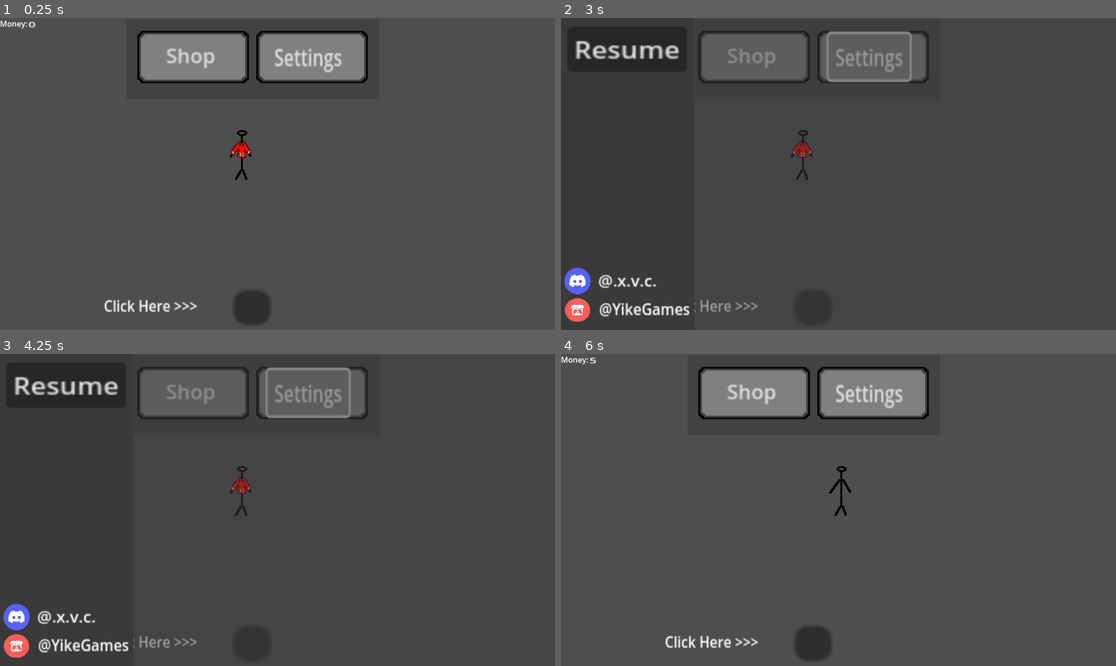
Above: before the commit, frames 1-4 (two rows, left to right).
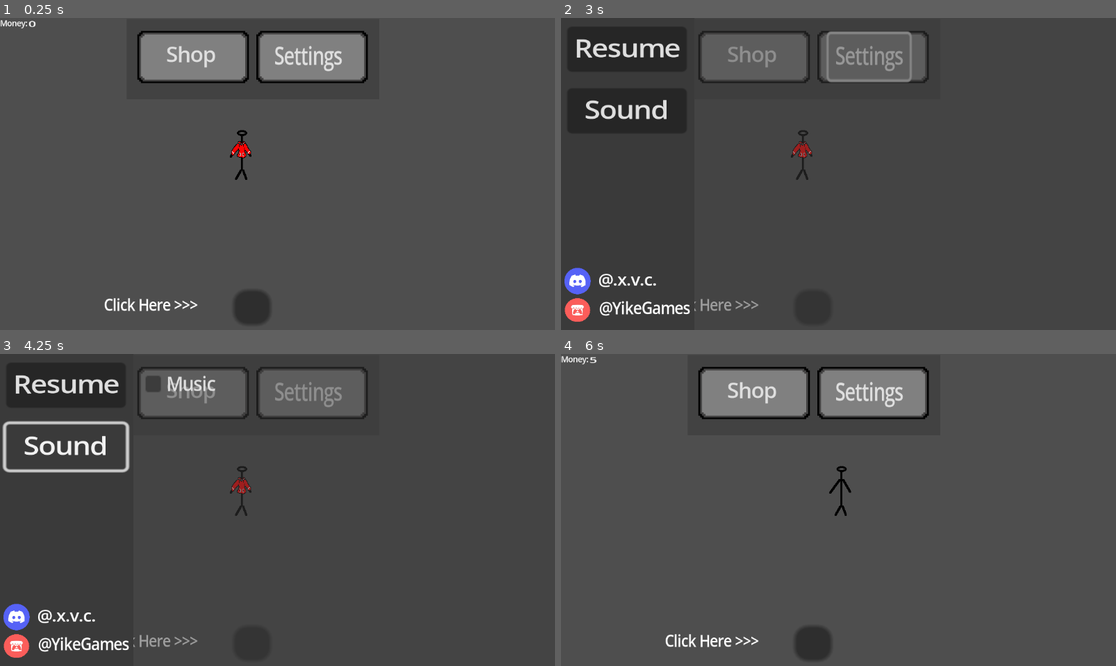
Above: after the commit, the same moments.

Repository: explysm/Games
Game: Godot game, scene res://Scenes/main.tscn
Two runs of this game, one before a commit and one after it. Both use one fixed random seed, a clock stepped at 60 frames per second and the inputs below.
Inputs (mouse positions are in pixels of both pictures, inside the frame that each line leads up to):
- Up to frame 1 (0.25 s): no input
- Up to frame 2 (3 s): click "Shop" at 0.5 s; click "Resume" at 1.25 s; click "Click Here >>>" at 2 s; click "Settings" at 2.75 s
- Up to frame 3 (4.25 s): click (66, 447) at 3.5 s, where only the run after the commit has a clickable "Sound"
- Up to frame 4 (6 s): click (744, 385) at 4.25 s, where only the run after the commit has a clickable "Music"; click "Resume" at 5 s; tap Enter at 5.75 s; move the mouse to (960, 494) at 5.77 s; hold D (move_right) from 5.78 s (still down); click (960, 494) at 5.92 s

The runs differ from the first frame. In frame 1, 0.9% of the frame differs, in the area x 0-62%, y 0-95%; in frame 2, 2.1%; in frame 3, 3.7%, in the area x 0-64%, y 4-96%; in frame 4, 0.9%.

Commit message:
Added custom font.
- Rotating Stickman -

(Note: Text is still blurry)

Diff:
--- a/In_Development/rotating-stickman-v2.0/Scenes/player.tscn
+++ b/In_Development/rotating-stickman-v2.0/Scenes/player.tscn
@@ -83,7 +83,7 @@
 position = Vector2(273, 125)
 sprite_frames = SubResource("SpriteFrames_tx1dd")
 animation = &"Red_Rotating"
-frame_progress = 0.936147
+frame_progress = 0.250539
 
 [node name="CollisionShape2D" type="CollisionShape2D" parent="."]
 position = Vector2(271, 125)
--- a/In_Development/rotating-stickman-v2.0/Scenes/settings/settings.tscn
+++ b/In_Development/rotating-stickman-v2.0/Scenes/settings/settings.tscn
@@ -1,8 +1,9 @@
-[gd_scene load_steps=4 format=3 uid="uid://bar4643f8e3b6"]
+[gd_scene load_steps=5 format=3 uid="uid://bar4643f8e3b6"]
 
 [ext_resource type="Script" uid="uid://cqjl38encvcck" path="res://Scripts/settings.gd" id="1_ervou"]
 [ext_resource type="Texture2D" uid="uid://1wdfk5wr3waq" path="res://Textures/discord.png" id="2_piiv8"]
 [ext_resource type="Texture2D" uid="uid://bvf3wcwmxvlj" path="res://Textures/itch.png" id="3_f1q7l"]
+[ext_resource type="AudioStream" uid="uid://bd437n38sxpm4" path="res://sounds/strawberry_cheesecake.mp3" id="4_f1q7l"]
 
 [node name="Settings" type="CanvasLayer"]
 script = ExtResource("1_ervou")
@@ -75,4 +76,38 @@
 tooltip_text = "Resume Game"
 text = "Resume"
 
+[node name="Sound_Btn" type="Button" parent="Buttons"]
+layout_mode = 0
+offset_left = 12.0
+offset_top = 143.0
+offset_right = 82.0
+offset_bottom = 174.0
+scale = Vector2(3.54395, 3.02276)
+tooltip_text = "Resume Game"
+text = "Sound
+"
+
+[node name="Sound_Tab" type="Control" parent="."]
+layout_mode = 3
+anchors_preset = 0
+offset_right = 40.0
+offset_bottom = 40.0
+
+[node name="Music" type="CheckBox" parent="Sound_Tab"]
+layout_mode = 0
+offset_left = 291.0
+offset_top = 26.0
+offset_right = 365.0
+offset_bottom = 57.0
+scale = Vector2(2.25648, 2.4126)
+text = "Music"
+
+[node name="Music" type="AudioStreamPlayer2D" parent="."]
+stream = ExtResource("4_f1q7l")
+volume_db = 24.0
+max_distance = 4096.0
+parameters/looping = true
+
 [connection signal="pressed" from="Buttons/Resume_Btn" to="." method="_on_resume_btn_pressed"]
+[connection signal="pressed" from="Buttons/Sound_Btn" to="." method="_on_sound_btn_pressed"]
+[connection signal="toggled" from="Sound_Tab/Music" to="." method="_on_check_box_toggled"]
--- a/In_Development/rotating-stickman-v2.0/Scenes/shop.tscn
+++ b/In_Development/rotating-stickman-v2.0/Scenes/shop.tscn
@@ -138,7 +138,6 @@
 
 [node name="Blue" type="Sprite2D" parent="BGS/Hoodies"]
 position = Vector2(385, 176)
-scale = Vector2(1, 1)
 texture = ExtResource("2_io27d")
 
 [node name="Sprite2D" type="Sprite2D" parent="BGS/Hoodies"]
--- a/In_Development/rotating-stickman-v2.0/Scripts/settings.gd
+++ b/In_Development/rotating-stickman-v2.0/Scripts/settings.gd
@@ -4,12 +4,17 @@
 @onready var Itch = $Social/Itch
 @onready var Itch2 = $Social/Itch2
 
+@onready var SoundTab = $Sound_Tab
+@onready var Music = $Music
+
+var Playing : bool = false
 func _ready():
     hide()
     Discord.visible = false
     Discord2.visible = false
     Itch.visible = false
     Itch2.visible = false
+    SoundTab.visible = false
 
 func _process(delta):
      pass
@@ -27,3 +32,16 @@
     Discord2.visible = true
     Itch.visible = true
     Itch2.visible = true
+
+
+func _on_sound_btn_pressed() -> void:
+    SoundTab.visible = true
+
+
+func _on_check_box_toggled(toggled_on: bool) -> void:
+    if Playing == true:
+        Music.stop()
+        Playing = false
+    else:
+        Music.play()
+        Playing = true
--- a/In_Development/rotating-stickman-v2.0/Scripts/shop.gd
+++ b/In_Development/rotating-stickman-v2.0/Scripts/shop.gd
@@ -73,7 +73,7 @@
 		v.red = true
 		print("Bought Red Hoodie for 500$")
 func _on_bought_red_pressed() -> void:
-	v.hoodie - 3
+	v.hoodie = 3
 
 ## Buy functions multipliers
 func _on_buy_2x_pressed() -> void:
--- a/In_Development/rotating-stickman-v2.0/project.godot
+++ b/In_Development/rotating-stickman-v2.0/project.godot
@@ -30,6 +30,11 @@
 
 enabled=PackedStringArray("res://addons/virtual_joystick/plugin.cfg")
 
+[gui]
+
+theme/custom_font="uid://bbcuj36cppklv"
+theme/default_font_multichannel_signed_distance_field=true
+
 [input]
 
 move_up={
Not shown, added: In_Development/rotating-stickman-v2.0/Textures/Ichigayamincho-9MAv0.ttf.import
Not shown, added: In_Development/rotating-stickman-v2.0/sounds/strawberry_cheesecake.mp3.import
Not shown, added: Build/Rotating Stickman 2.0/Web/ichigaya-mincho-font.zip
Not shown, added: Build/Rotating Stickman 2.0/Web/ichigaya-mincho-font/Ichigayamincho-9MAv0.ttf
Not shown, added: In_Development/rotating-stickman-v2.0/Textures/Ichigayamincho-9MAv0.ttf
Not shown, added: In_Development/rotating-stickman-v2.0/sounds/strawberry_cheesecake.mp3
